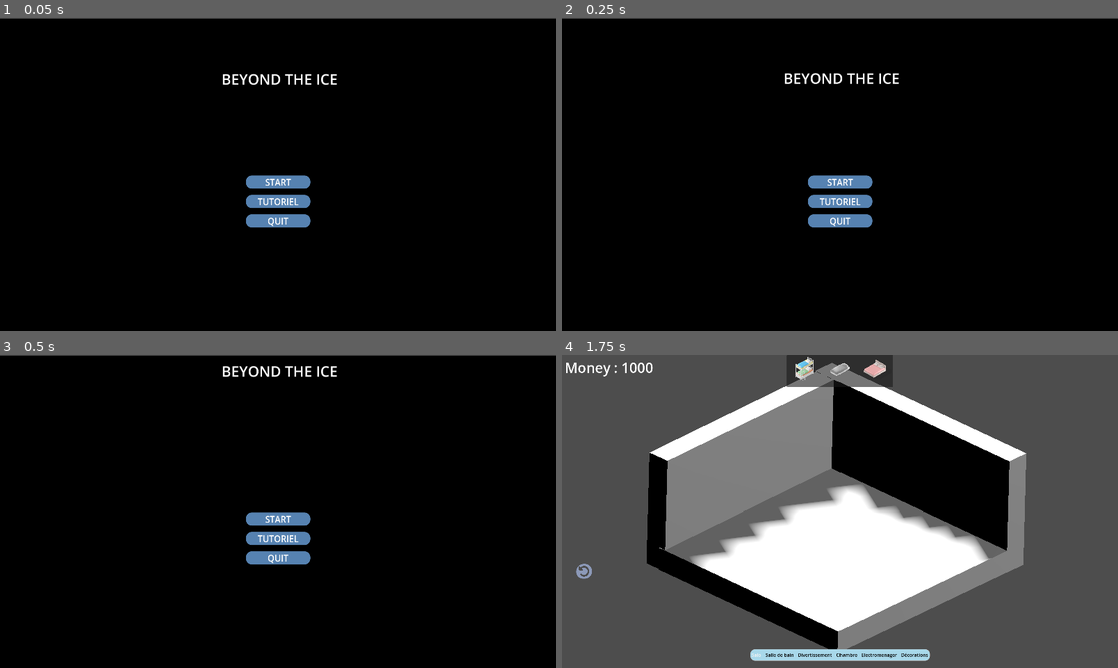
Above: before the commit, frames 1-4 (two rows, left to right).
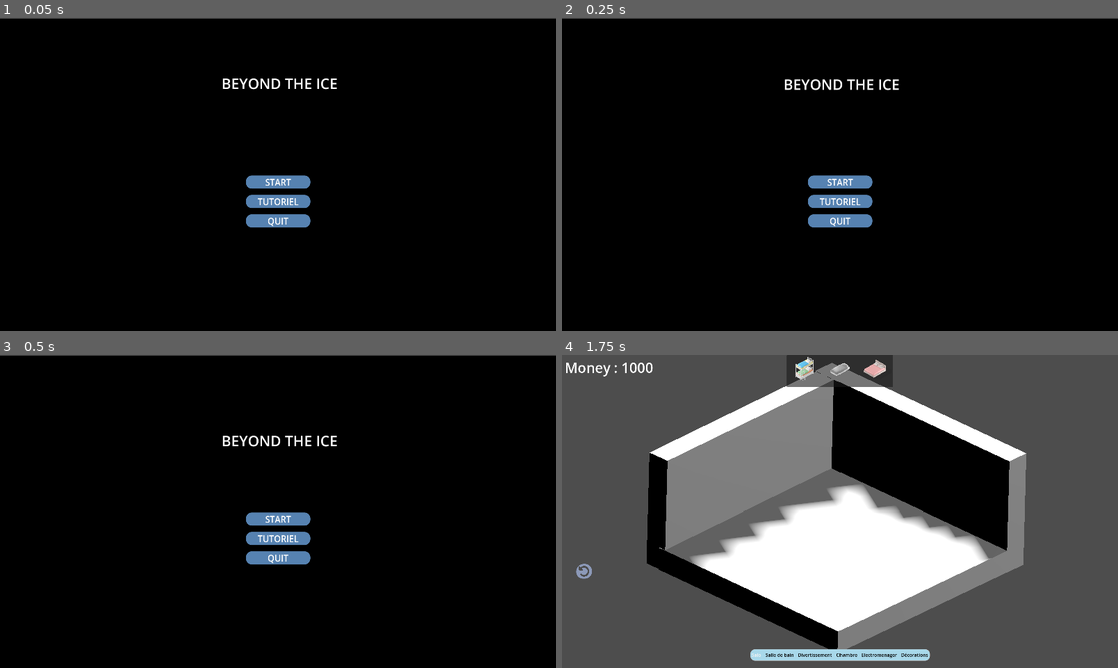
Above: after the commit, the same moments.

Repository: ygr671/beyond-the-ice
Game: Godot game, scene res://menu_principal/menu_principal.tscn
Same seed, same stepped clock (60 frames per second), same inputs: the game is played once before the commit and once after it.
Inputs:
- Up to frame 1 (0.05 s): no input
- Up to frame 2 (0.25 s): no input
- Up to frame 3 (0.5 s): no input
- Up to frame 4 (1.75 s): click "START" at 0.5 s; click "Salon" at 1.25 s

The runs differ from the first frame. In frame 1, 0.4% of the frame differs, in the area x 40-61%, y 17-23%; in frame 2, 0.5%; in frame 3, 0.7%, in the area x 40-61%, y 3-30%; in frame 4, nothing differs.

Commit message:
ajustement ecran de demarage

Diff:
--- a/menu_principal/title.gd
+++ b/menu_principal/title.gd
@@ -14,4 +14,4 @@
 @warning_ignore("unused_parameter")
 func _process(delta: float):
 	var current_time = Time.get_ticks_msec()
-	position.y = base_position.y + sin(current_time * speed * 0.001) * amplitude * tan(current_time * speed * 0.001)
+	position.y = base_position.y + sin(current_time * speed * 0.001) * amplitude * sin(current_time * speed * 0.001)
